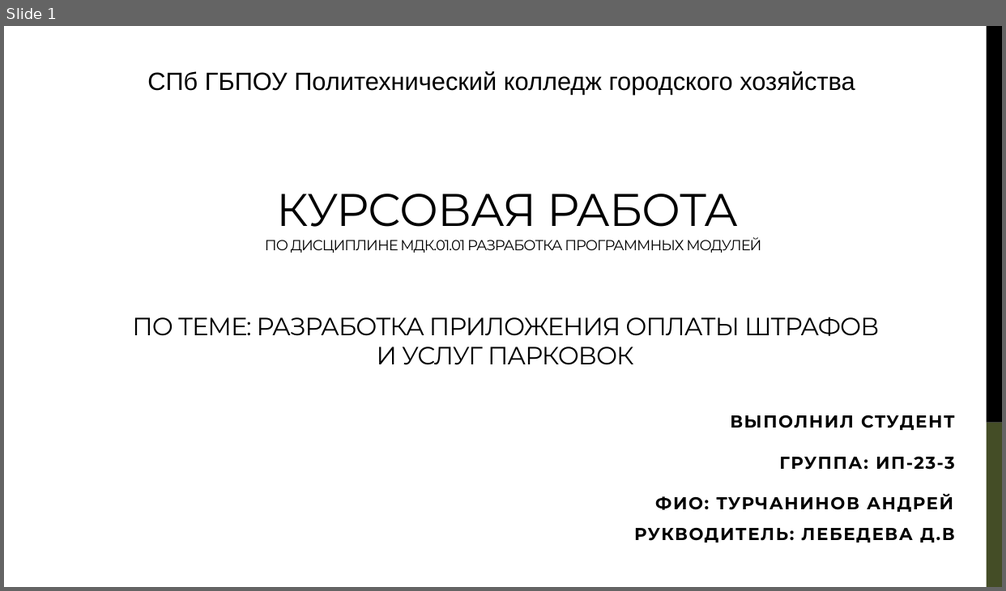
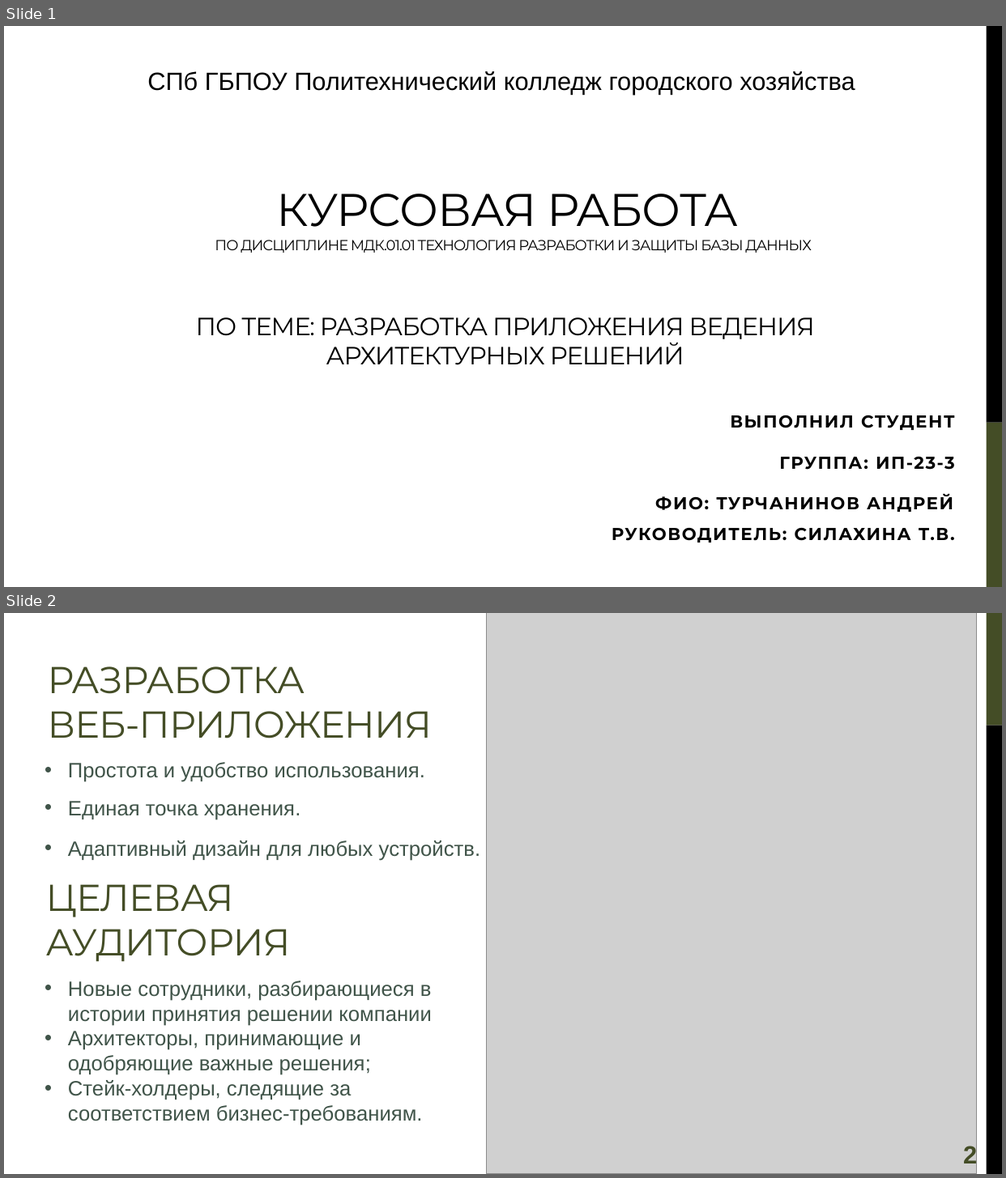
Before and after one commit to CasCadeVR/CADR, a slide deck: docs/КурсоваяРабота_Презентация_Турчанинов.pptx. Shown one above the other, each under a label of ours: slide 1 before the commit, slides 1 and 2 after it. The pictures are 1006x591 and 1006x1178 pixels, drawn with LibreOffice and Linux fonts; fonts in the diff are those of the drawing; grey boxes stand for pictures. Boxes give left, top, right and bottom in pixels: in the first picture for what was removed or moved away, otherwise in the second. Text is boxed around its words. In the diff, an @@ line names an element or a change of style, - is before the commit and + after.

```diff
--- a/docs/КурсоваяРабота_Презентация_Турчанинов.pptx
+++ b/docs/КурсоваяРабота_Презентация_Турчанинов.pptx
@@ slide 2 added at box(4, 613, 1002, 1174), background #FFFFFF @@
@@ picture added at box(486, 613, 977, 1174) @@
@@ rectangle added at box(987, 613, 1002, 726), fill #444D26 @@
@@ title added at box(48, 666, 432, 739), 36 pt, text #444D26 @@
+РАЗРАБОТКА
+ВЕБ-ПРИЛОЖЕНИЯ
@@ rectangle added at box(987, 726, 1002, 1174), fill #000000 @@
@@ text added at box(68, 762, 425, 782), 20 pt, text #405449 @@
+• Простота и удобство использования.
@@ text added at box(68, 801, 301, 820), 20 pt, text #405449 @@
+• Единая точка хранения.
@@ text added at box(68, 841, 480, 861), 20 pt, text #405449 @@
+• Адаптивный дизайн для любых устройств.
@@ text added at box(46, 884, 291, 962), 36 pt, text #444D26 @@
+ЦЕЛЕВАЯ
+АУДИТОРИЯ
@@ text added at box(68, 981, 432, 1126), 20 pt, text #405449 @@
+• Новые сотрудники, разбирающиеся в истории принятия решении компании
+• Архитекторы, принимающие и одобряющие важные решения;
+• Стейк-холдеры, следящие за соответствием бизнес-требованиям.
@@ page number added at box(963, 1144, 977, 1169), 24 pt, text #444D26, bold @@
+2
@@ slide 1 changed as well @@
@@ title at box(215, 194, 811, 253): text changed @@
-КУРСОВАЯ РАБОТА
-ПО ДИСЦИПЛИНЕ МДК.01.01 РАЗРАБОТКА ПРОГРАММНЫХ МОДУЛЕЙ
+КУРСОВАЯ РАБОТА
+ПО ДИСЦИПЛИНЕ МДК.01.01 ТЕХНОЛОГИЯ РАЗРАБОТКИ И ЗАЩИТЫ БАЗЫ ДАННЫХ
@@ text at box(196, 318, 815, 365): text changed @@
-ПО ТЕМЕ: РАЗРАБОТКА ПРИЛОЖЕНИЯ ОПЛАТЫ ШТРАФОВ И УСЛУГ ПАРКОВОК
+ПО ТЕМЕ: РАЗРАБОТКА ПРИЛОЖЕНИЯ ВЕДЕНИЯ
+АРХИТЕКТУРНЫХ РЕШЕНИЙ
@@ subtitle at box(612, 494, 955, 543): text changed @@
-ФИО: ТУРЧАНИНОВ АНДРЕЙ
-РУКВОДИТЕЛЬ: ЛЕБЕДЕВА Д.В
+ФИО: ТУРЧАНИНОВ АНДРЕЙ
+РУКОВОДИТЕЛЬ: СИЛАХИНА Т.В.
```
Also in this commit, not shown: 3 other slides changed, 7 other slides added, 12 slides removed, 3 other files.
